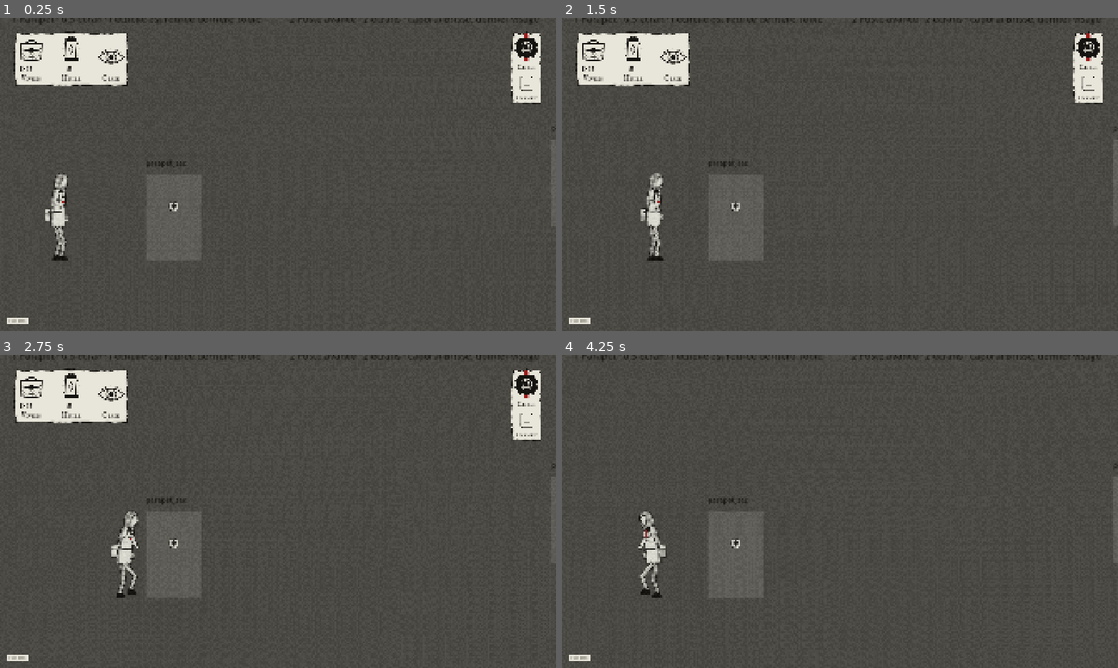
Above: before the commit, frames 1-4 (two rows, left to right).
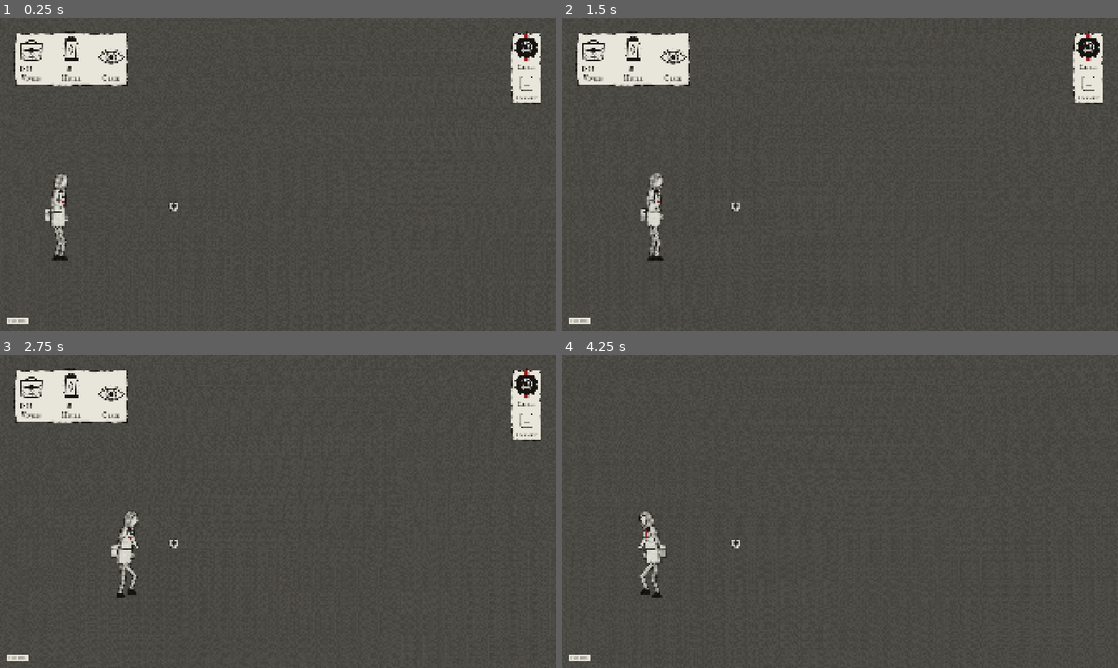
Above: after the commit, the same moments.

Repository: Mazklaus/le-dernier-pli
Game: Godot game, scene res://scenes/etapes/etape_02/etape_02.tscn
Same seed, same stepped clock (60 frames per second), same inputs: the game is played once before the commit and once after it. This scene is started directly instead of the project's main scene. Sound files missing from this copy of the repository are replaced by a short silence.
Inputs (mouse positions are in pixels of both pictures, inside the frame that each line leads up to):
- Up to frame 1 (0.25 s): no input
- Up to frame 2 (1.5 s): tap Enter (ui_accept) at 0.5, 0.77 s; move the mouse to (962, 158) at 0.52 s; hold D (deplacer_droite) 0.53-1.25 s; tap 1 (choix_1) at 0.6 s; click (962, 158) at 0.67 s; drag from (728, 190) to (650, 240) at 1.27 s
- Up to frame 3 (2.75 s): move the mouse to (333, 442) at 2.02 s; hold D (deplacer_droite) from 2.03 s (still down); tap 3 (choix_3) at 2.1 s
- Up to frame 4 (4.25 s): release D (deplacer_droite) at 2.75 s; drag from (812, 574) to (673, 464) at 2.77 s; move the mouse to (1006, 558) at 3.52 s; press the mouse at (1006, 558) at 3.53 s; hold A (deplacer_gauche) from 3.53 s (still down); tap Enter (ui_accept) at 3.77 s

The runs differ from the first frame. In frame 1, 0.4% of the frame differs, in the area x 3-100%, y 0-48%; in frame 2, 0.4%; in frame 3, 0.4%; in frame 4, 0.5%.

Commit message:
Masque les rectangles et étiquettes de maquette dans les lieux habillés (#96)
Co-Authored-By: Claude Opus 5.5 <noreply@anthropic.com>
Claude-Session: https://claude.ai/code/session_011WbKxDzNKL8tj2JSWv4M3w

Diff:
--- a/scenes/decors/decor_e1.gd
+++ b/scenes/decors/decor_e1.gd
@@ -271,6 +271,7 @@
 
 ## Fond, sol, plafond et murs gris de la maquette, et le voile noir de la ZoneSombre (QA, #88).
 func _masquer_gris_lieu(lieu: Node) -> void:
+	masquer_maquette(lieu)
 	for chemin: String in ["Fond", "ZoneSombre/Visuel"]:
 		var gris := lieu.get_node_or_null(chemin) as CanvasItem
 		if gris != null:
--- a/scenes/decors/decor_e3.gd
+++ b/scenes/decors/decor_e3.gd
@@ -80,6 +80,7 @@
 
 
 func _masquer_gris_lieu(lieu: Node) -> void:
+	masquer_maquette(lieu)
 	var fond_gris := lieu.get_node_or_null("Fond") as CanvasItem
 	if fond_gris != null:
 		fond_gris.visible = false
--- a/scenes/decors/decor_parallaxe.gd
+++ b/scenes/decors/decor_parallaxe.gd
@@ -47,6 +47,7 @@
 	var surface := get_parent().get_node_or_null("Surface") if get_parent() else null
 	if surface == null:
 		return
+	masquer_maquette(surface)
 	for section in surface.get_children():
 		var fond := section.get_node_or_null("Fond") as CanvasItem
 		if fond != null:
@@ -58,3 +59,18 @@
 				var visuel := corps.get_node_or_null("Visuel") as CanvasItem
 				if visuel != null:
 					visuel.visible = false
+
+
+## Rectangles et étiquettes de la maquette dans un lieu habillé (QA, #96) : le « Visuel » des
+## Interactif (passages, détails, rencontres) et des Verrou (ceintures, chicane), et toutes
+## les étiquettes posées dans le monde (noms des rencontres, titres et notes du Level
+## Designer). Le dessin d'un personnage, le repère d'un détail et le dessin posé sur un
+## verrou restent visibles : seul le nœud nommé « Visuel » est masqué.
+static func masquer_maquette(racine: Node) -> void:
+	for n in racine.find_children("*", "", true, false):
+		if n is Label and (n as Label).get_canvas_layer_node() == null:
+			(n as Label).visible = false
+		elif n is Interactif or n is Verrou:
+			var visuel := n.get_node_or_null("Visuel") as CanvasItem
+			if visuel != null:
+				visuel.visible = false
--- /dev/null
+++ b/tests/unit/test_maquette_masquee.gd
@@ -0,0 +1,52 @@
+extends GutTest
+## Lieux habillés : plus aucun rectangle « Visuel » d'Interactif ou de Verrou, ni étiquette de
+## maquette (noms des rencontres, titres, notes du Level Designer) visibles (QA, #96).
+
+const RougeLisible := preload("res://tests/unit/test_rouge_lisible.gd")
+
+
+func before_each() -> void:
+	GameState.reinitialiser()
+
+
+func after_all() -> void:
+	GameState.reinitialiser()
+
+
+func test_aucun_rectangle_ni_etiquette_de_maquette_dans_un_lieu_habille() -> void:
+	var echecs: Array[String] = []
+	for numero in range(1, SceneRouter.NB_ETAPES + 1):
+		if not SceneRouter.etape_existe(numero):
+			continue
+		var etape := (load(SceneRouter.chemin_etape(numero)) as PackedScene).instantiate() as EtapeBase
+		add_child_autofree(etape)
+		await wait_process_frames(2)
+		for n in etape.find_children("*", "", true, false):
+			var item: CanvasItem = null
+			if n is Label and (n as Label).get_canvas_layer_node() == null:
+				item = n as Label
+			elif n is ColorRect and n.name == &"Visuel" and (n.get_parent() is Interactif or n.get_parent() is Verrou):
+				item = n as ColorRect
+			if item == null or not item.is_visible_in_tree():
+				continue
+			if RougeLisible._lieu_habille(etape, etape.lieu_de(item)):
+				echecs.append("étape %d : %s" % [numero, etape.get_path_to(item)])
+	assert_eq(echecs.size(), 0, "Maquette visible dans un lieu habillé :\n%s" % "\n".join(echecs))
+
+
+func test_les_ceintures_de_l_etape_2_ne_font_plus_de_barre_rouge() -> void:
+	var etape: EtapeBase = add_child_autofree(load("res://scenes/etapes/etape_02/etape_02.tscn").instantiate())
+	await wait_process_frames(2)
+	for chemin: String in ["Surface/Brouillard/CeintureUne/Visuel", "Surface/Brouillard/CeintureDeux/Visuel"]:
+		var visuel := etape.get_node_or_null(chemin) as CanvasItem
+		if visuel != null:
+			assert_false(visuel.visible, chemin)
+
+
+func test_le_dessin_d_un_personnage_et_le_repere_restent_visibles() -> void:
+	var etape: EtapeBase = add_child_autofree(load("res://scenes/etapes/etape_02/etape_02.tscn").instantiate())
+	await wait_process_frames(2)
+	var poste := etape.trouver_declencheur(&"e2_poste")
+	assert_true(poste.dessin.is_visible_in_tree(), "Brisse reste dessiné")
+	var cheval := (etape.get_node("Decors") as DecorE2).cheval_frise
+	assert_true(cheval.is_visible_in_tree(), "le cheval de frise reste sur la chicane")
Not shown, added: tests/unit/test_maquette_masquee.gd.uid
